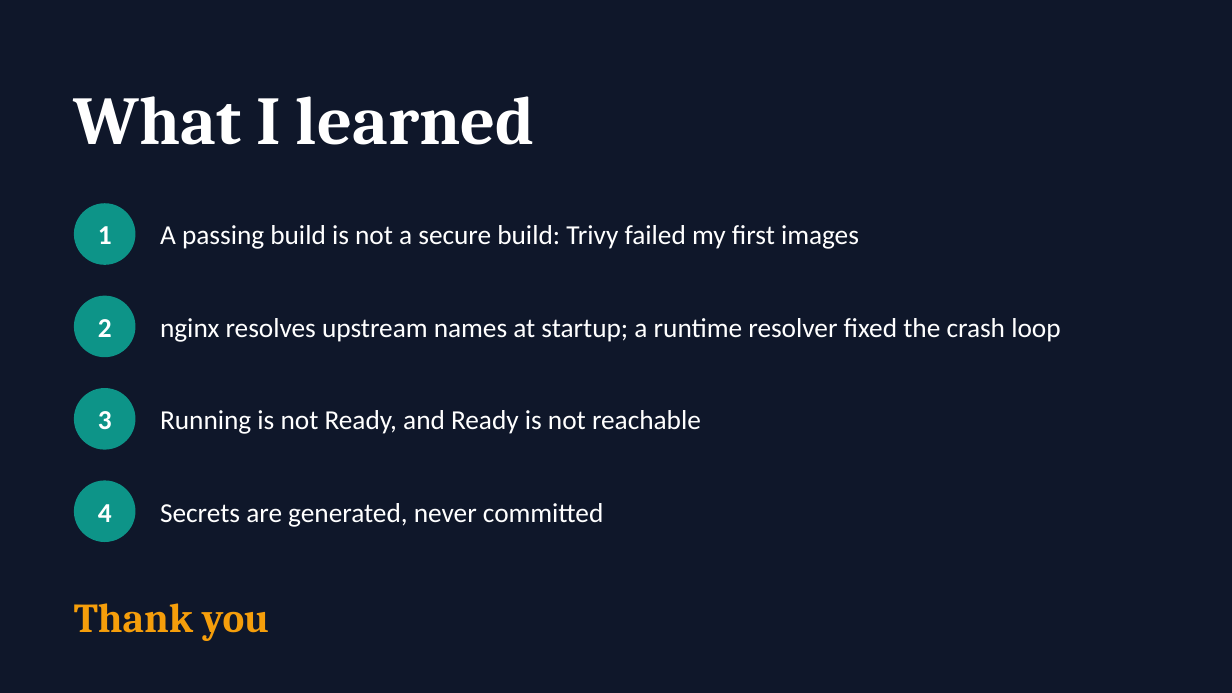
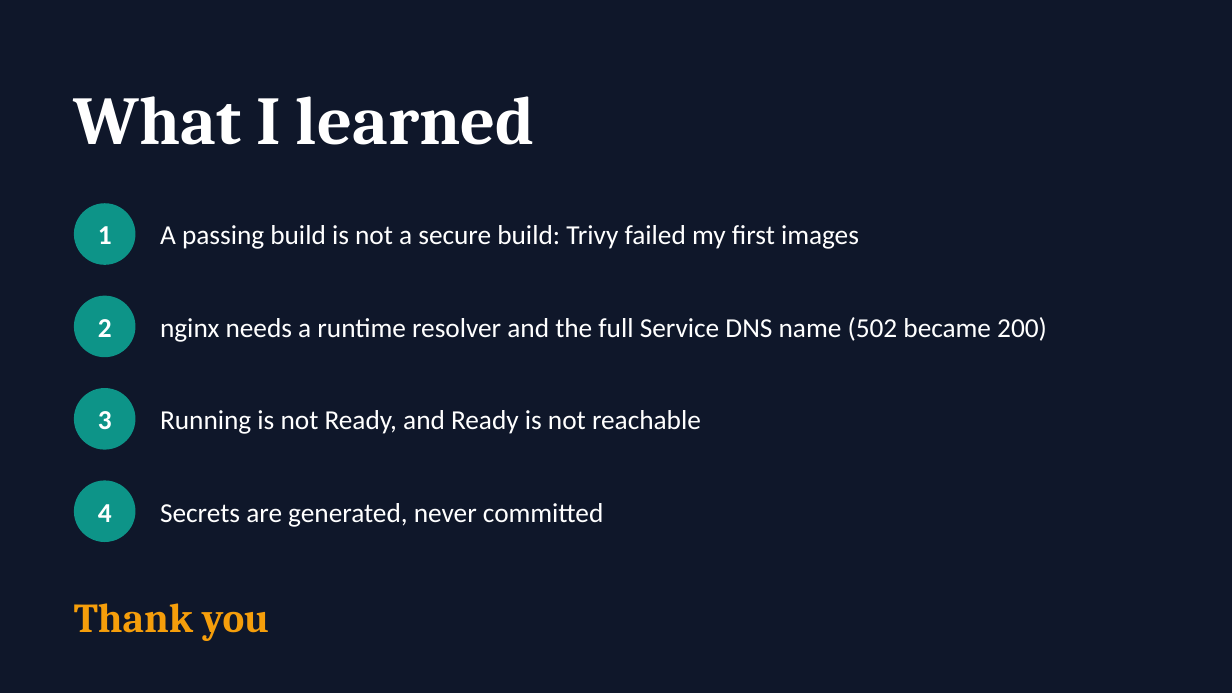
Before and after one commit to Raghavendra1729-cell/placetrack-devops-capstone, a slide deck: slide 15 of docs/PlaceTrack-Capstone.pptx. Drawn at 1232x693 pixels with LibreOffice and Linux fonts; fonts in the diff are those of the drawing. Boxes give left, top, right and bottom in pixels: in the first picture for what was removed or moved away, otherwise in the second. Text is boxed around its words. In the diff, an @@ line names an element or a change of style, - is before the commit and + after.

Commit message:
Retake the git log screenshot and correct the deck text

```diff
--- a/docs/PlaceTrack-Capstone.pptx
+++ b/docs/PlaceTrack-Capstone.pptx
@@ text at (160, 317, 1047, 342): text changed @@
-nginx resolves upstream names at startup; a runtime resolver fixed the crash loop
+nginx needs a runtime resolver and the full Service DNS name (502 became 200)
```
Also in this commit, not shown: 4 other slides changed, 2 other files.
